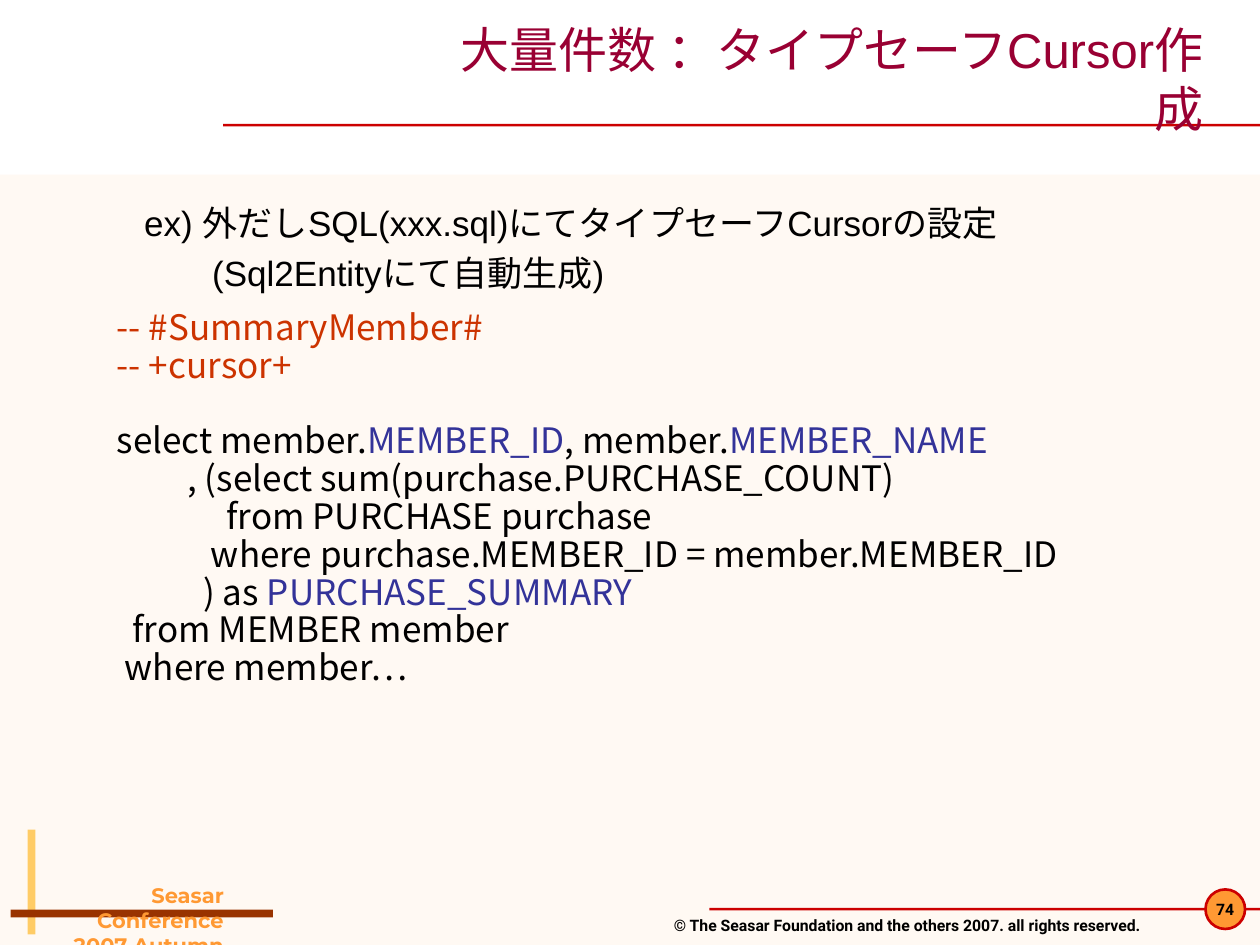
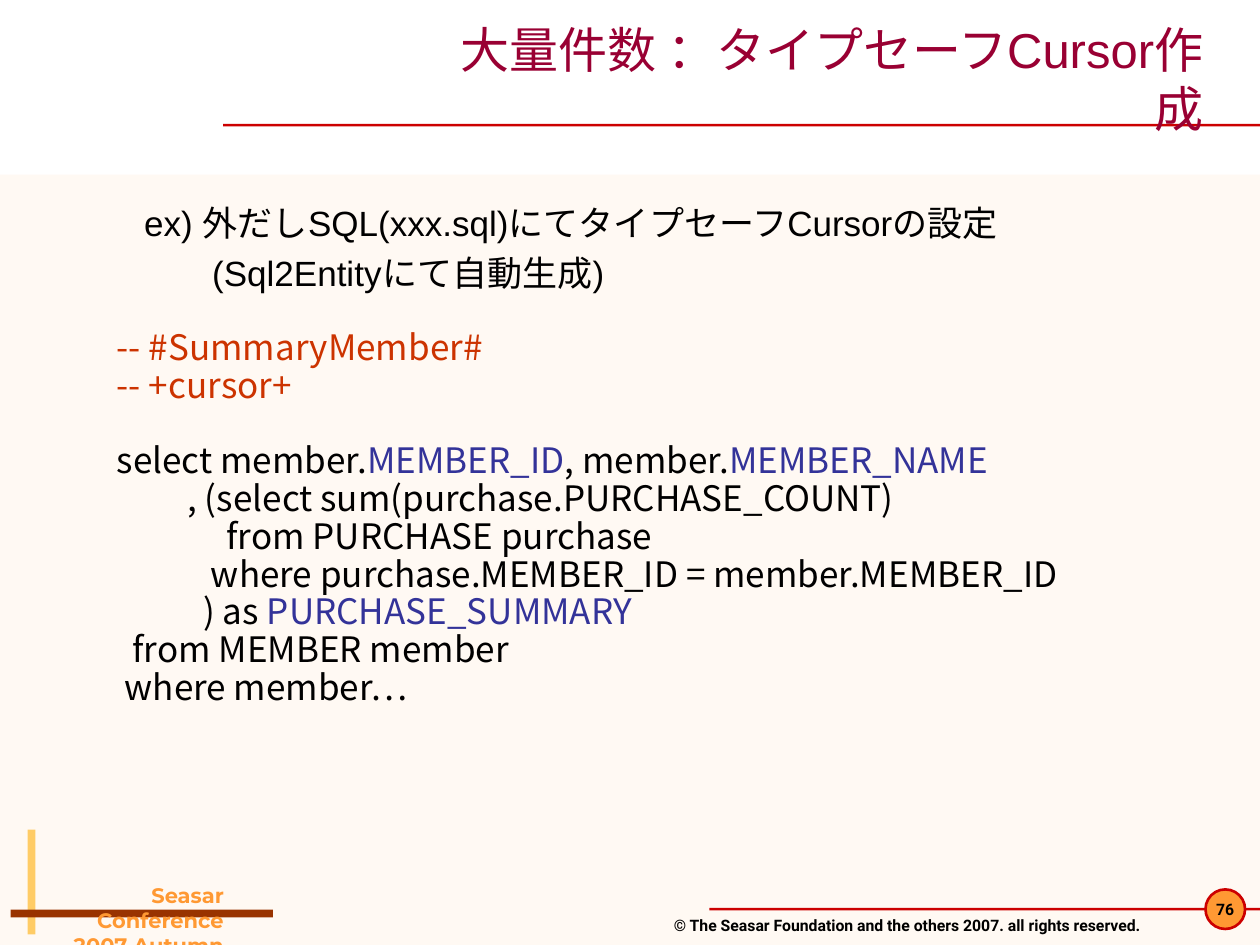
Before and after one commit to seasarorg/dbflute, a slide deck: slide 76 of dbflute/etc/doc/pres/sc2007a_2-DBFlute.ppt (slide 74 before the commit). Drawn at 1260x945 pixels with LibreOffice and Linux fonts; fonts in the diff are those of the drawing; background and template pictures are left out. Boxes give left, top, right and bottom in pixels: in the first picture for what was removed or moved away, otherwise in the second. Text is boxed around its words. In the diff, an @@ line names an element or a change of style, - is before the commit and + after.

```diff
--- a/dbflute/etc/doc/pres/sc2007a_2-DBFlute.ppt
+++ b/dbflute/etc/doc/pres/sc2007a_2-DBFlute.ppt
@@ text "-- #SummaryMember#" moved from (x1=117, y1=312, x2=1057, y2=681) to (x1=117, y1=332, x2=1057, y2=701) @@
@@ page number at (x1=1216, y1=903, x2=1234, y2=915): text changed @@
-74
+76
```
Also in this commit, not shown: 4 other slides changed, 3 slides added.
